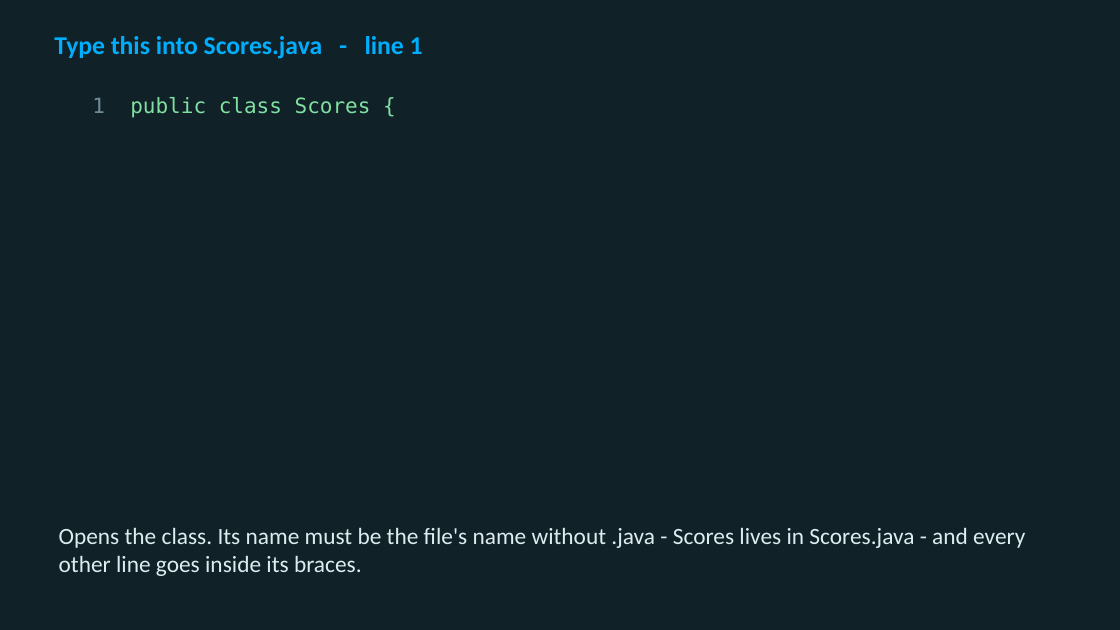
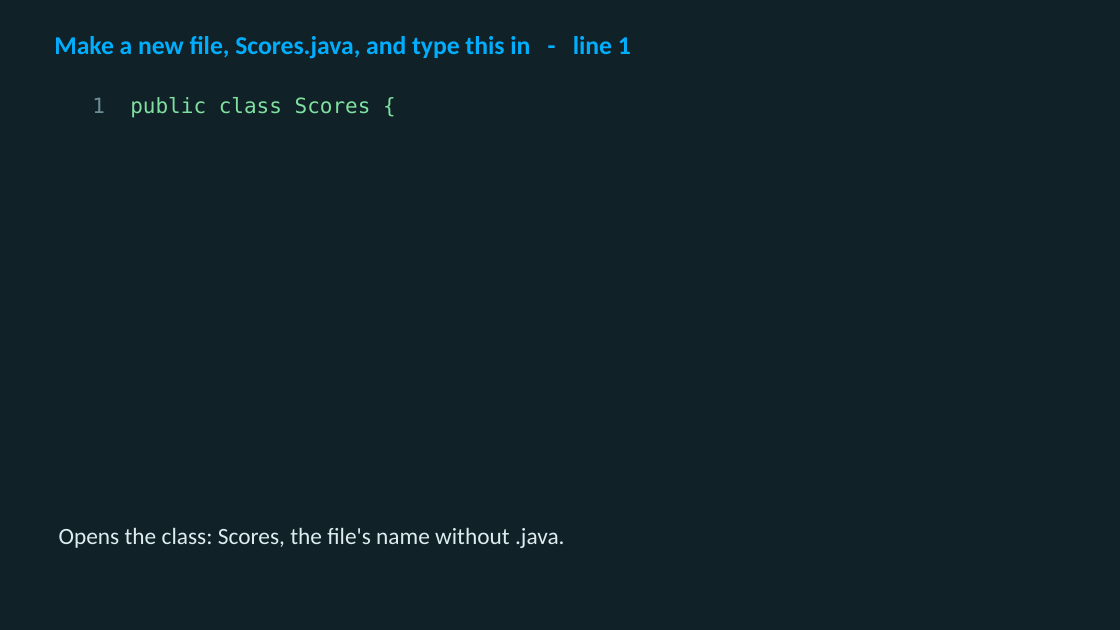
Before and after one commit to utgapps/utgapps.github.io, a slide deck: slide 3 of cs701/slides/week-03.pptx. Drawn at 1120x630 pixels with LibreOffice and Linux fonts; fonts in the diff are those of the drawing. Boxes give left, top, right and bottom in pixels: in the first picture for what was removed or moved away, otherwise in the second. Text is boxed around its words. In the diff, an @@ line names an element or a change of style, - is before the commit and + after.

```diff
--- a/cs701/slides/week-03.pptx
+++ b/cs701/slides/week-03.pptx
@@ text at bbox=[54, 36, 631, 59]: text changed @@
-Type this into Scores.java - line 1
+Make a new file, Scores.java, and type this in - line 1
@@ text at bbox=[59, 527, 565, 548]: text changed @@
-Opens the class. Its name must be the file's name without .java - Scores lives in Scores.java - and every other line goes inside its braces.
+Opens the class: Scores, the file's name without .java.
```
Also in this commit, not shown: 6 other slides changed, 47 other files.
